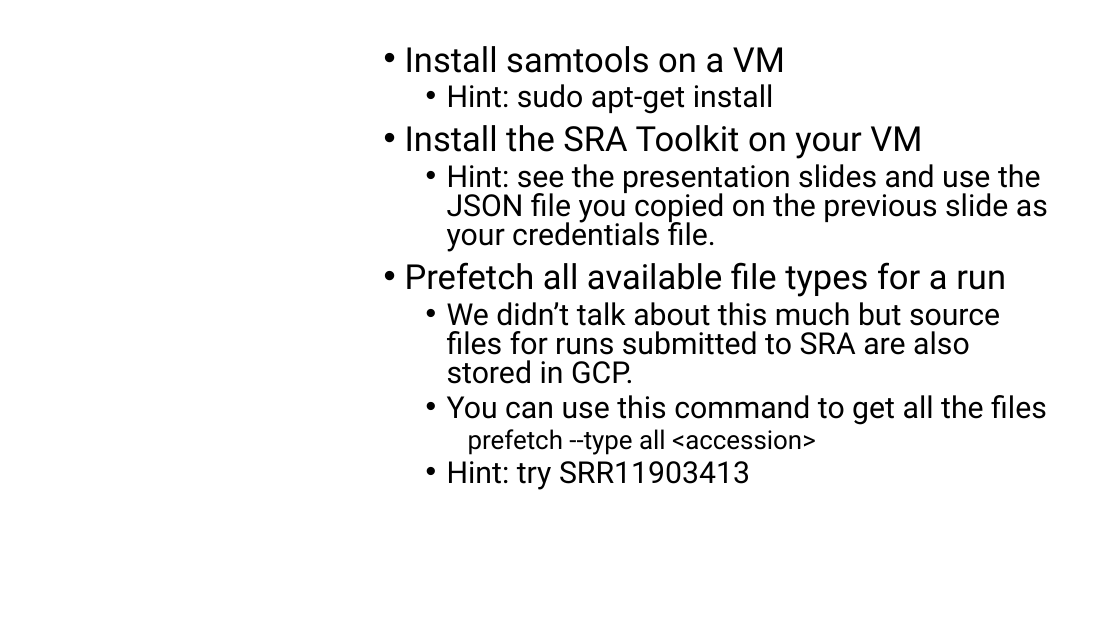
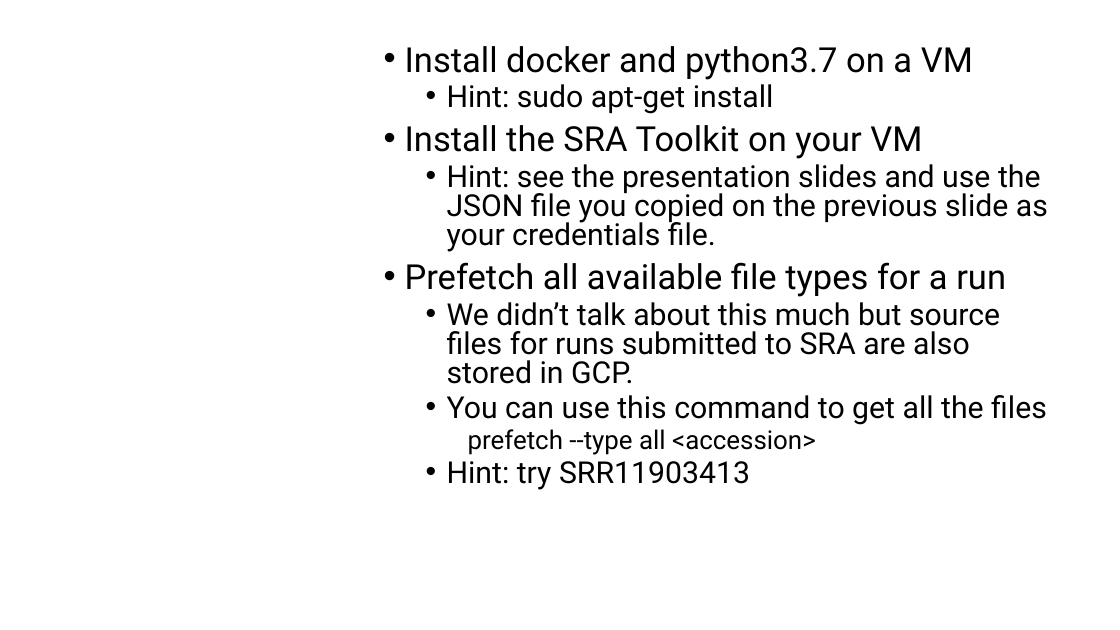
Before and after one commit to NCBI-Codeathons/NCGAS-cloud-workshop, a slide deck: slide 3 of Excercises_Compute_Storage_BigQuery.pptx. Drawn at 1120x630 pixels with LibreOffice and Linux fonts; fonts in the diff are those of the drawing; background and template pictures are left out. Boxes give left, top, right and bottom in pixels: in the first picture for what was removed or moved away, otherwise in the second. Text is boxed around its words. In the diff, an @@ line names an element or a change of style, - is before the commit and + after.

Commit message:
Add files via upload
changed exercise to install docker and python instead of samtools

```diff
--- a/Excercises_Compute_Storage_BigQuery.pptx
+++ b/Excercises_Compute_Storage_BigQuery.pptx
@@ text at bbox=[405, 46, 973, 80]: text changed @@
-• Install samtools on a VM
+• Install docker and python3.7 on a VM
```
